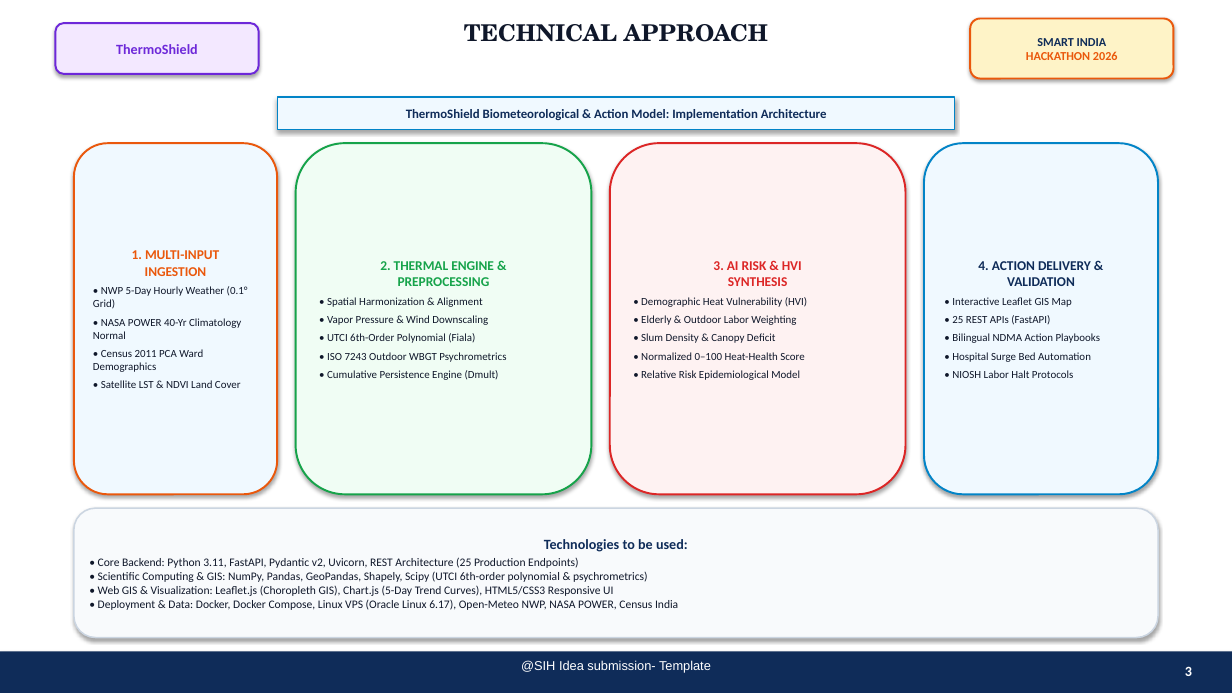
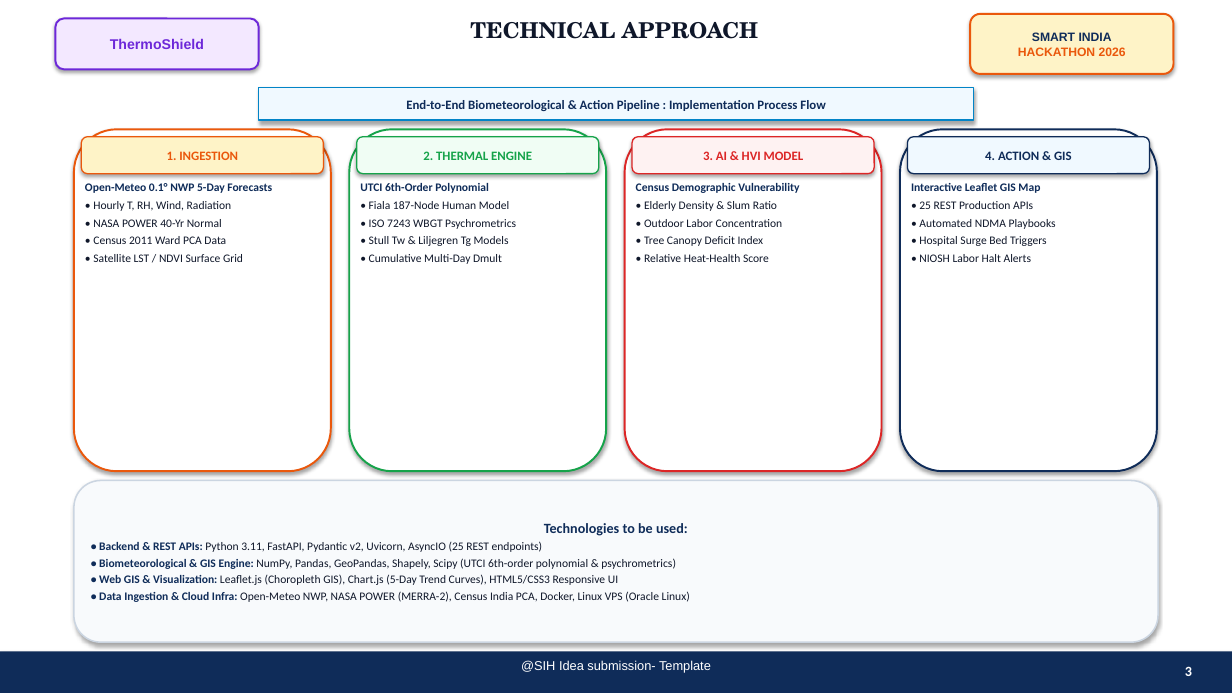
Before and after one commit to fatehbrar07/SIH26083-Heat-Risk, a slide deck: slide 3 of docs/sih/SIH2026_IDEA_Presentation_SIH26083_Official.pptx. Drawn at 1232x693 pixels with LibreOffice and Linux fonts; fonts in the diff are those of the drawing. Boxes give left, top, right and bottom in pixels: in the first picture for what was removed or moved away, otherwise in the second. Text is boxed around its words. In the diff, an @@ line names an element or a change of style, - is before the commit and + after.

Commit message:
docs: regenerate SIH26083 presentation aligning with references 1, 2, 3, 4 winning format

```diff
--- a/docs/sih/SIH2026_IDEA_Presentation_SIH26083_Official.pptx
+++ b/docs/sih/SIH2026_IDEA_Presentation_SIH26083_Official.pptx
@@ rounded rectangle "ThermoShield": place and size @@
-rounded rectangle "ThermoShield" at (55,23,259,74)
+rounded rectangle "ThermoShield" at (55,18,259,69)
@@ rounded rectangle "ThermoShield" at (55,18,259,69): font Calibri to Arial @@
@@ text "TECHNICAL APPROACH" at (470,22,759,39): size 18 to 17 pt @@
@@ rounded rectangle "SMART INDIA": place and size @@
-rounded rectangle "SMART INDIA" at (970,18,1174,79)
+rounded rectangle "SMART INDIA" at (970,14,1174,74)
@@ rounded rectangle "SMART INDIA" at (970,14,1174,74): font Calibri to Arial @@
@@ rectangle "End-to-End Biometeorological & Action Pipeline ...": place and size @@
-rectangle "End-to-End Biometeorological & Action Pipeline ..." at (277,97,955,129)
+rectangle "End-to-End Biometeorological & Action Pipeline ..." at (259,88,973,120)
@@ text in rectangle at (406,100,825,111): text changed @@
-ThermoShield Biometeorological & Action Model: Implementation Architecture
+End-to-End Biometeorological & Action Pipeline : Implementation Process Flow
@@ rounded rectangle added at (74,129,331,471), fill #FFFFFF, outline #EA580C 1.5 pt @@
@@ rounded rectangle added at (81,137,323,174), fill #FEF3C7, outline #EA580C 1 pt, 10 pt, text #EA580C, bold @@
+1. INGESTION
@@ rounded rectangle removed at (296,143,592,494) @@
-2. THERMAL ENGINE &
-PREPROCESSING
-• Spatial Harmonization & Alignment
-• Vapor Pressure & Wind Downscaling
-• UTCI 6th-Order Polynomial (Fiala)
-• ISO 7243 Outdoor WBGT Psychrometrics
-• Cumulative Persistence Engine (Dmult)
@@ rounded rectangle added at (349,129,606,471), fill #FFFFFF, outline #16A34A 1.5 pt @@
@@ rounded rectangle added at (357,137,599,174), fill #F0FDF4, outline #16A34A 1 pt, 10 pt, text #16A34A, bold @@
+2. THERMAL ENGINE
@@ rounded rectangle removed at (610,143,906,494) @@
-3. AI RISK & HVI
-SYNTHESIS
-• Demographic Heat Vulnerability (HVI)
-• Elderly & Outdoor Labor Weighting
-• Slum Density & Canopy Deficit
-• Normalized 0–100 Heat-Health Score
-• Relative Risk Epidemiological Model
@@ rounded rectangle added at (625,129,882,471), fill #FFFFFF, outline #DC2626 1.5 pt @@
@@ rounded rectangle added at (632,137,874,174), fill #FEF2F2, outline #DC2626 1 pt, 10 pt, text #DC2626, bold @@
+3. AI & HVI MODEL
@@ rounded rectangle added at (900,129,1157,471), fill #FFFFFF, outline #0F2C59 1.5 pt @@
@@ rounded rectangle added at (908,137,1150,174), fill #F0F9FF, outline #0F2C59 1 pt, 10 pt, text #0F2C59, bold @@
+4. ACTION & GIS
@@ text at (85,183,272,262): text changed; size 8.5 to 9 pt @@
-1. MULTI-INPUT
-INGESTION
-• NWP 5-Day Hourly Weather (0.1° Grid)
-• NASA POWER 40-Yr Climatology Normal
-• Census 2011 PCA Ward Demographics
-• Satellite LST & NDVI Land Cover
+Open-Meteo 0.1° NWP 5-Day Forecasts
+• Hourly T, RH, Wind, Radiation
+• NASA POWER 40-Yr Normal
+• Census 2011 Ward PCA Data
+• Satellite LST / NDVI Surface Grid
@@ text "Open-Meteo 0.1° NWP 5-Day Forecasts": place and size @@
-text "Open-Meteo 0.1° NWP 5-Day Forecasts" at (74,143,277,494)
+text "Open-Meteo 0.1° NWP 5-Day Forecasts" at (85,183,272,262)
@@ text "Open-Meteo 0.1° NWP 5-Day Forecasts" at (85,183,272,262): vertical alignment middle to top; fill #F0F9FF to none; outline #EA580C 1.5 pt to none; shadow off @@
@@ text added at (360,183,516,264), 9 pt, text #0F172A @@
+UTCI 6th-Order Polynomial
+• Fiala 187-Node Human Model
+• ISO 7243 WBGT Psychrometrics
+• Stull Tw & Liljegren Tg Models
+• Cumulative Multi-Day Dmult
@@ text added at (636,183,799,262), 9 pt, text #0F172A @@
+Census Demographic Vulnerability
+• Elderly Density & Slum Ratio
+• Outdoor Labor Concentration
+• Tree Canopy Deficit Index
+• Relative Heat-Health Score
@@ text at (911,183,1056,262): text changed; size 8.5 to 9 pt @@
-4. ACTION DELIVERY &
-VALIDATION
-• Interactive Leaflet GIS Map
-• 25 REST APIs (FastAPI)
-• Bilingual NDMA Action Playbooks
-• Hospital Surge Bed Automation
-• NIOSH Labor Halt Protocols
+Interactive Leaflet GIS Map
+• 25 REST Production APIs
+• Automated NDMA Playbooks
+• Hospital Surge Bed Triggers
+• NIOSH Labor Halt Alerts
@@ text "Interactive Leaflet GIS Map": place and size @@
-text "Interactive Leaflet GIS Map" at (924,143,1158,494)
+text "Interactive Leaflet GIS Map" at (911,183,1056,262)
@@ text "Interactive Leaflet GIS Map" at (911,183,1056,262): vertical alignment middle to top; fill #F0F9FF to none; outline #0284C7 1.5 pt to none; shadow off @@
@@ rounded rectangle "Technologies to be used:": place and size @@
-rounded rectangle "Technologies to be used:" at (74,508,1158,638)
+rounded rectangle "Technologies to be used:" at (74,481,1158,642)
@@ text in rounded rectangle at (99,541,690,602): text changed @@
-• Core Backend: Python 3.11, FastAPI, Pydantic v2, Uvicorn, REST Architecture (25 Production Endpoints)
-• Scientific Computing & GIS: NumPy, Pandas, GeoPandas, Shapely, Scipy (UTCI 6th-order polynomial & psychrometrics)
-• Web GIS & Visualization: Leaflet.js (Choropleth GIS), Chart.js (5-Day Trend Curves), HTML5/CSS3 Responsive UI
-• Deployment & Data: Docker, Docker Compose, Linux VPS (Oracle Linux 6.17), Open-Meteo NWP, NASA POWER, Census India
+• Backend & REST APIs: Python 3.11, FastAPI, Pydantic v2, Uvicorn, AsyncIO (25 REST endpoints)
+• Biometeorological & GIS Engine: NumPy, Pandas, GeoPandas, Shapely, Scipy (UTCI 6th-order polynomial & psychrometrics)
+• Web GIS & Visualization: Leaflet.js (Choropleth GIS), Chart.js (5-Day Trend Curves), HTML5/CSS3 Responsive UI
+• Data Ingestion & Cloud Infra: Open-Meteo NWP, NASA POWER (MERRA-2), Census India PCA, Docker, Linux VPS (Oracle Linux)
```
Also in this commit, not shown: 5 other slides changed, 1 other file.
